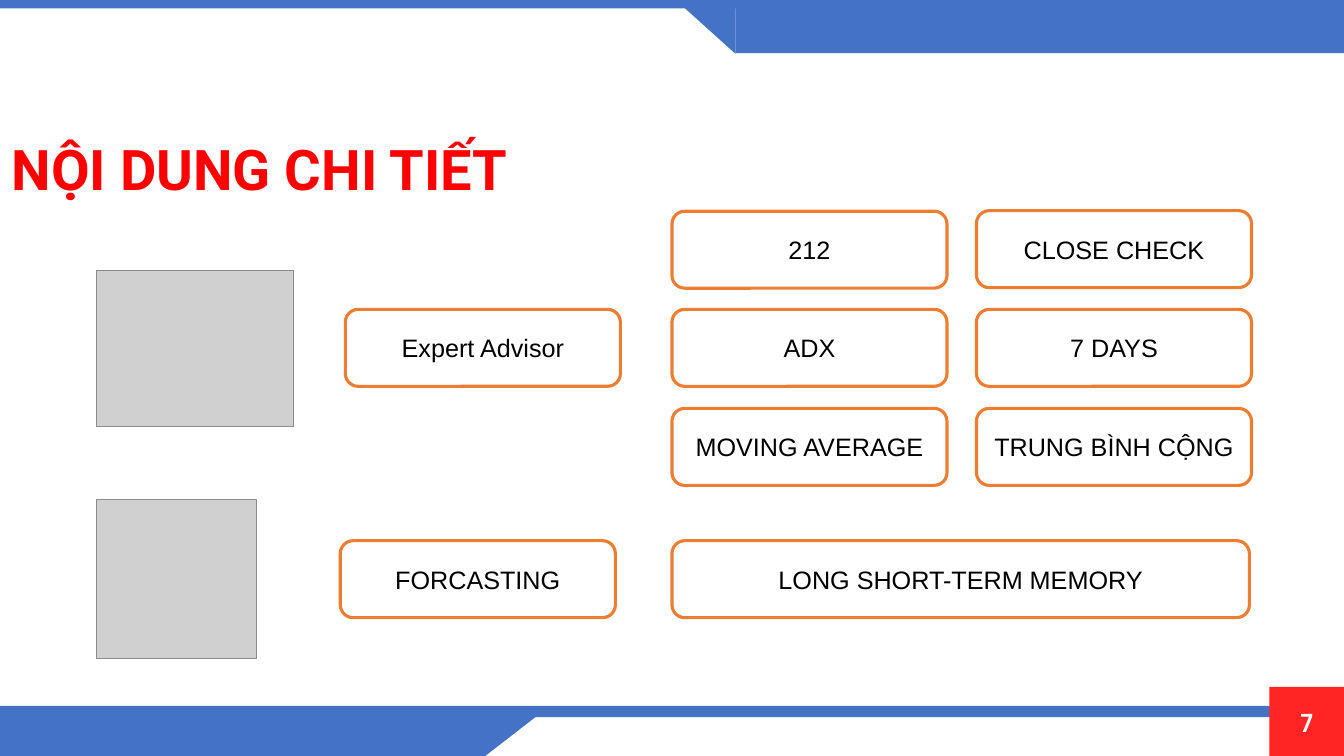
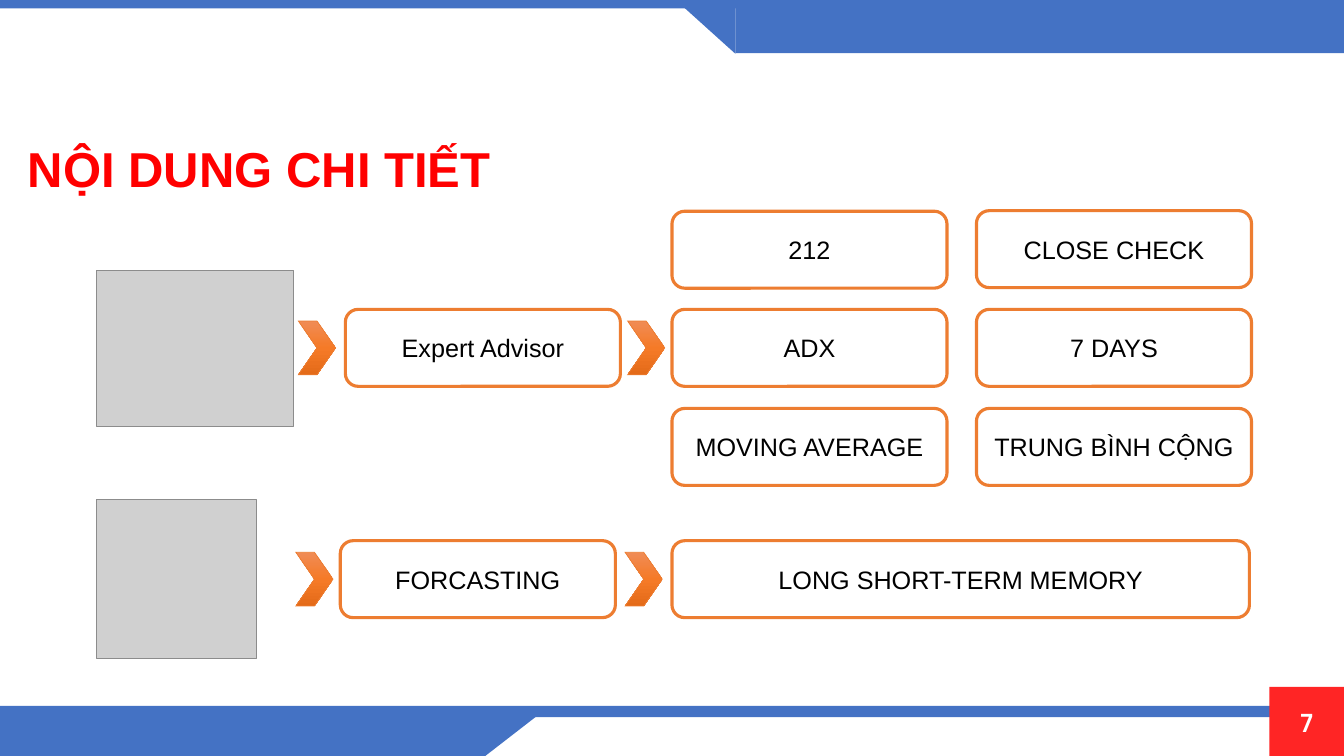
Before and after one commit to OrangeFoxie/DO-AN-TONG-HOP, a slide deck: slide 7 of PowerPoint/slide/DATH-01.pptx. Drawn at 1344x756 pixels with LibreOffice and Linux fonts; fonts in the diff are those of the drawing; grey boxes stand for pictures; background and template pictures are left out. Boxes give left, top, right and bottom in pixels: in the first picture for what was removed or moved away, otherwise in the second. Text is boxed around its words. In the diff, an @@ line names an element or a change of style, - is before the commit and + after.

```diff
--- a/PowerPoint/slide/DATH-01.pptx
+++ b/PowerPoint/slide/DATH-01.pptx
@@ text "NỘI DUNG CHI TIẾT" at (28,149,490,196): size 40 to 35 pt, font Roboto to Arial @@
@@ chevron added at (298,321,336,374), fill gradient #F18C57 to #F67B28 to #E56C19, outline #ED7D31 0.5 pt @@
@@ chevron added at (628,321,665,374), fill gradient #F18C57 to #F67B28 to #E56C19, outline #ED7D31 0.5 pt @@
@@ chevron added at (295,553,333,606), fill gradient #F18C57 to #F67B28 to #E56C19, outline #ED7D31 0.5 pt @@
@@ chevron added at (625,553,662,606), fill gradient #F18C57 to #F67B28 to #E56C19, outline #ED7D31 0.5 pt @@
```
Also in this commit, not shown: 10 other slides changed, 15 slides added, 14 other files.
